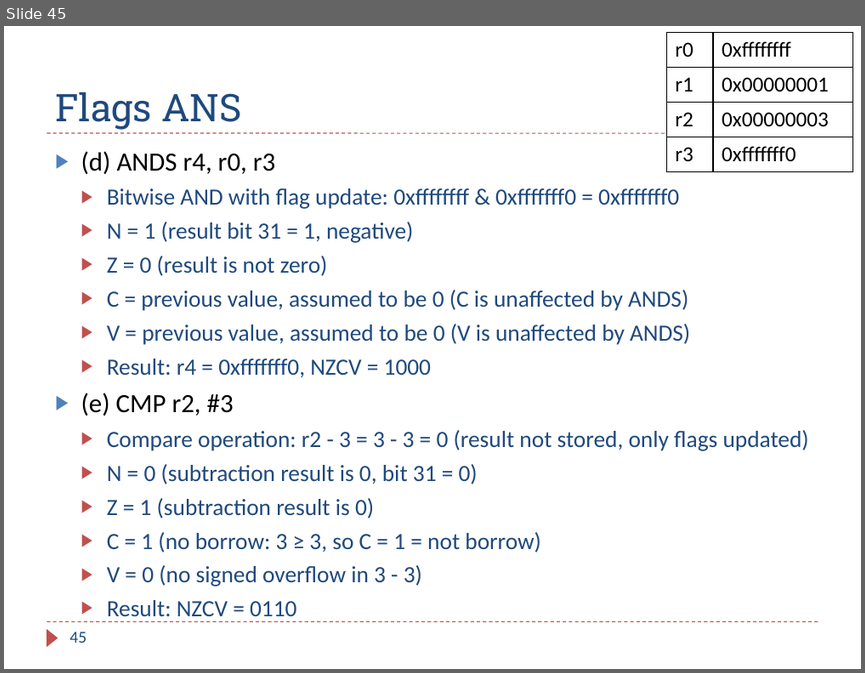
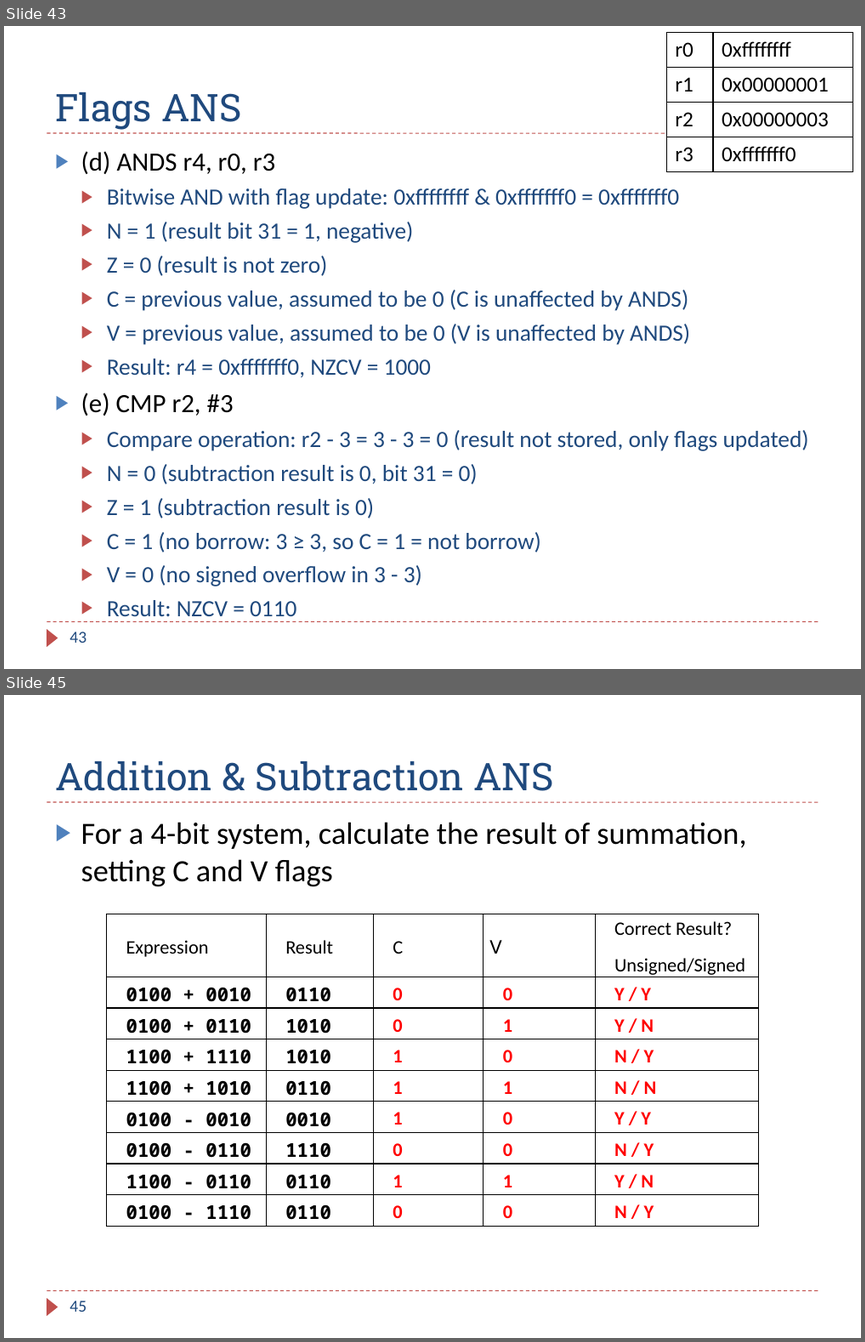
Before and after one commit to guhofstra/CSC111Fa25, a slide deck: PPTs/Ch4_ARM_Arithmetic_Logic_Exercises_ANS.pptx. Shown one above the other, each under a label of ours: slide 45 before the commit, slides 43 and 45 after it; the slides between them are not shown. The pictures are 865x673 and 865x1342 pixels, drawn with LibreOffice and Linux fonts; fonts in the diff are those of the drawing. Boxes give left, top, right and bottom in pixels: in the first picture for what was removed or moved away, otherwise in the second. Text is boxed around its words. In the diff, an @@ line names an element or a change of style, - is before the commit and + after.

```diff
--- a/PPTs/Ch4_ARM_Arithmetic_Logic_Exercises_ANS.pptx
+++ b/PPTs/Ch4_ARM_Arithmetic_Logic_Exercises_ANS.pptx
@@ slide 45 added at (x1=4, y1=695, x2=861, y2=1338), background #FFFFFF; not listed: 3 template elements that a slide beside it also shows @@
@@ title added at (x1=55, y1=761, x2=554, y2=791), 32 pt, text #1F497D @@
+Addition & Subtraction ANS
@@ text added at (x1=81, y1=822, x2=746, y2=887), 26 pt, text #000000 @@
+▶ For a 4-bit system, calculate the result of summation, setting C and V flags
@@ table added at (x1=107, y1=913, x2=758, y2=1223), 9 rows, 5 columns @@
+Expression | Result | C | V | Correct Result? / Unsigned/Signed
+0100 + 0010 | 0110 | 0 | 0 | Y / Y
+0100 + 0110 | 1010 | 0 | 1 | Y / N
+1100 + 1110 | 1010 | 1 | 0 | N / Y
+1100 + 1010 | 0110 | 1 | 1 | N / N
+0100 - 0010 | 0010 | 1 | 0 | Y / Y
+0100 - 0110 | 1110 | 0 | 0 | N / Y
+1100 - 0110 | 0110 | 1 | 1 | Y / N
+0100 - 1110 | 0110 | 0 | 0 | N / Y
@@ page number added at (x1=69, y1=1300, x2=86, y2=1311), 14 pt, text #1F497D @@
+45
@@ what was slide 45 is now slide 43 @@
@@ page number at (x1=69, y1=631, x2=86, y2=642): text changed @@
-45
+43
```
Also in this commit, not shown: 3 other slides added, 2 slides removed, 6 other files.
